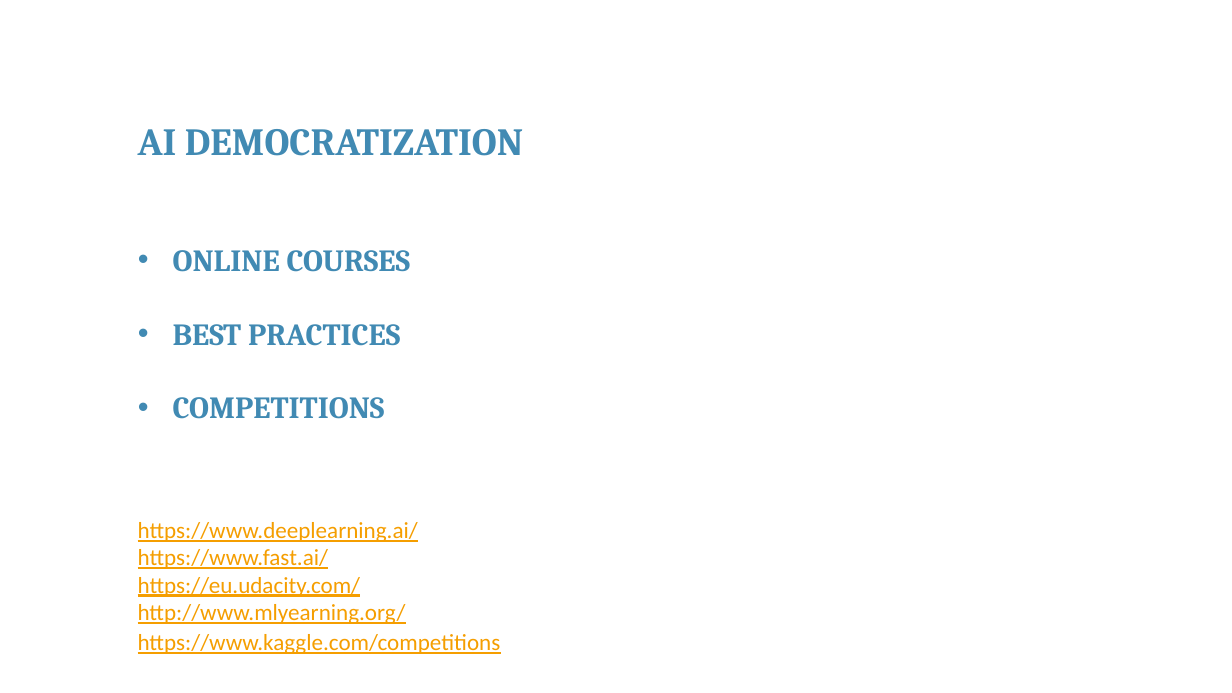
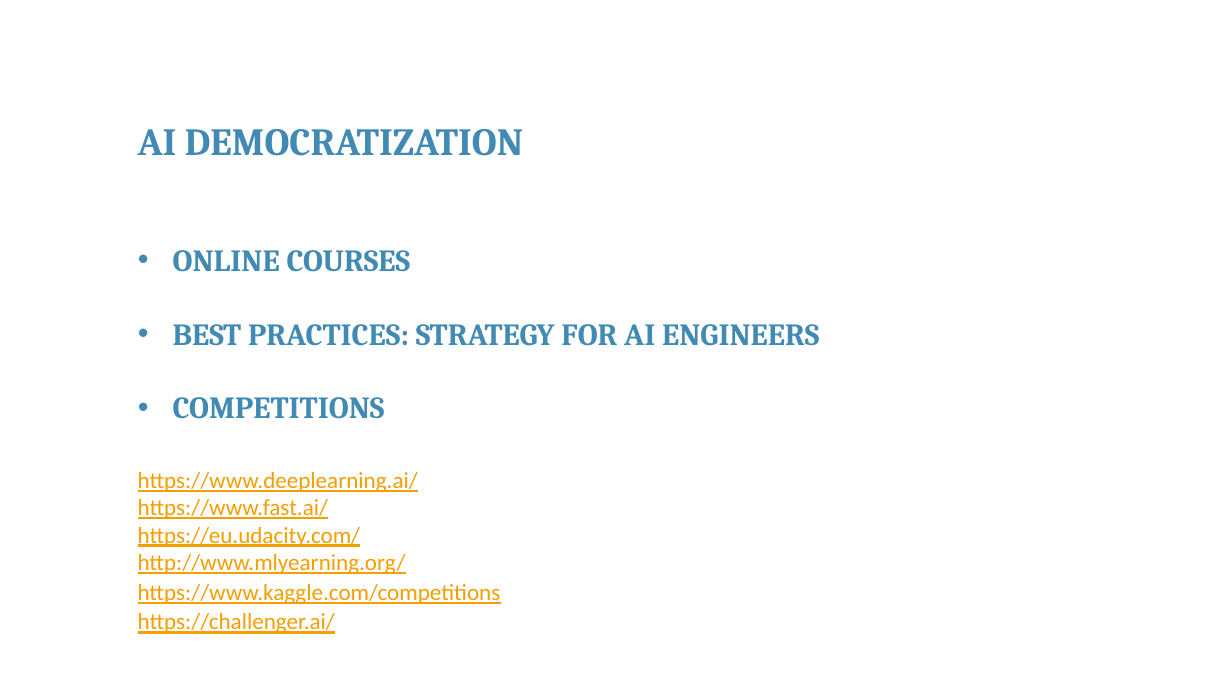
Before and after one commit to franckalbinet/itu-eaco-zanzibar-12-2018, a slide deck: slide 9 of presentations/session-9-open-issues-in-ai.pptx. Drawn at 1232x693 pixels with LibreOffice and Linux fonts; fonts in the diff are those of the drawing; background and template pictures are left out. Boxes give left, top, right and bottom in pixels: in the first picture for what was removed or moved away, otherwise in the second. Text is boxed around its words. In the diff, an @@ line names an element or a change of style, - is before the commit and + after.

```diff
--- a/presentations/session-9-open-issues-in-ai.pptx
+++ b/presentations/session-9-open-issues-in-ai.pptx
@@ text at box(173, 324, 819, 346): text changed @@
-• BEST PRACTICES
+• BEST PRACTICES: STRATEGY FOR AI ENGINEERS
@@ 5 texts: place and size @@
-5 texts at box(138, 522, 501, 654)
+5 texts at box(138, 472, 501, 604)
@@ text added at box(138, 613, 335, 634), 18 pt, text #F59E00, underline @@
+https://challenger.ai/
```
Also in this commit, not shown: 3 other slides changed, 14 slides added, 6 slides removed, 1 other file.
